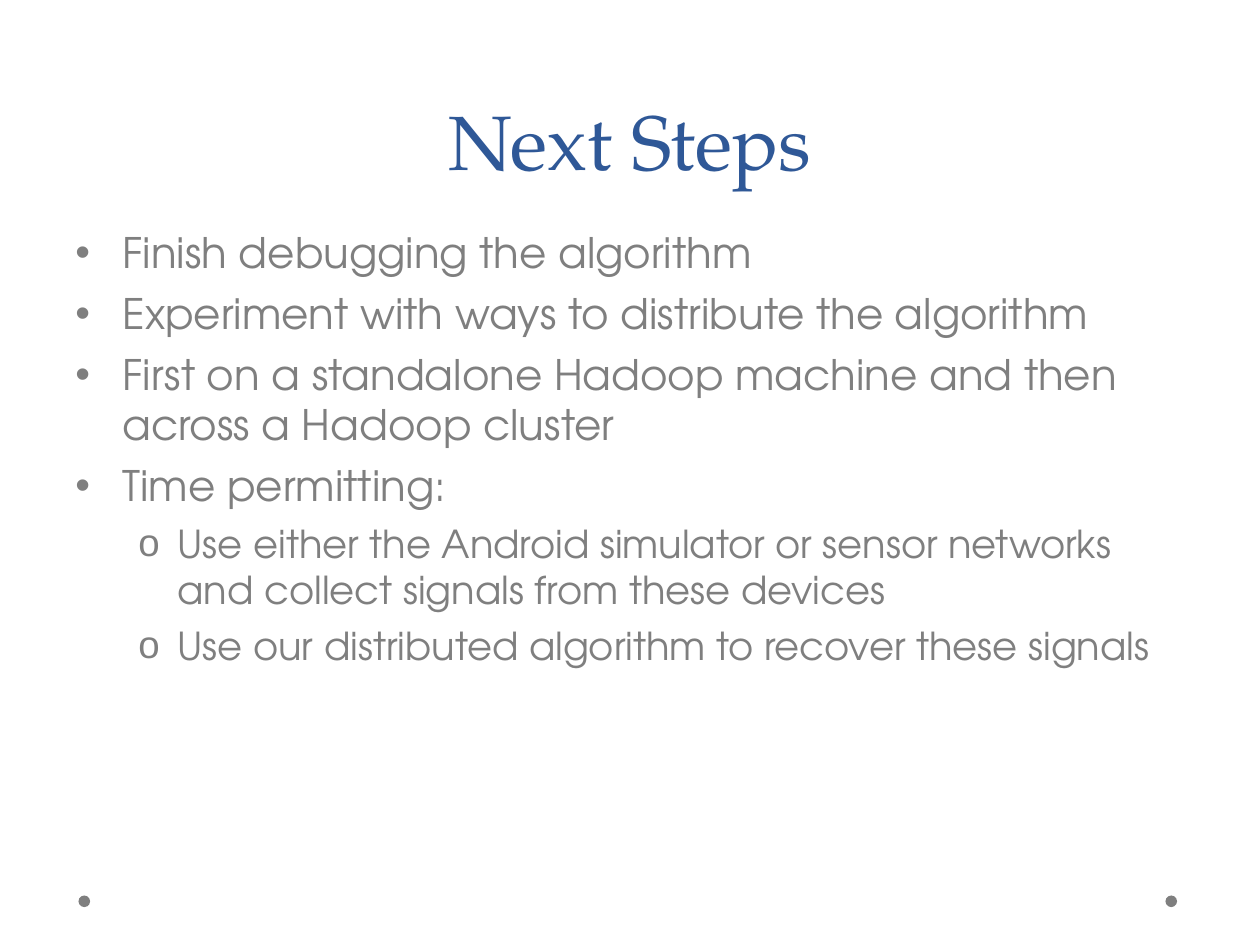
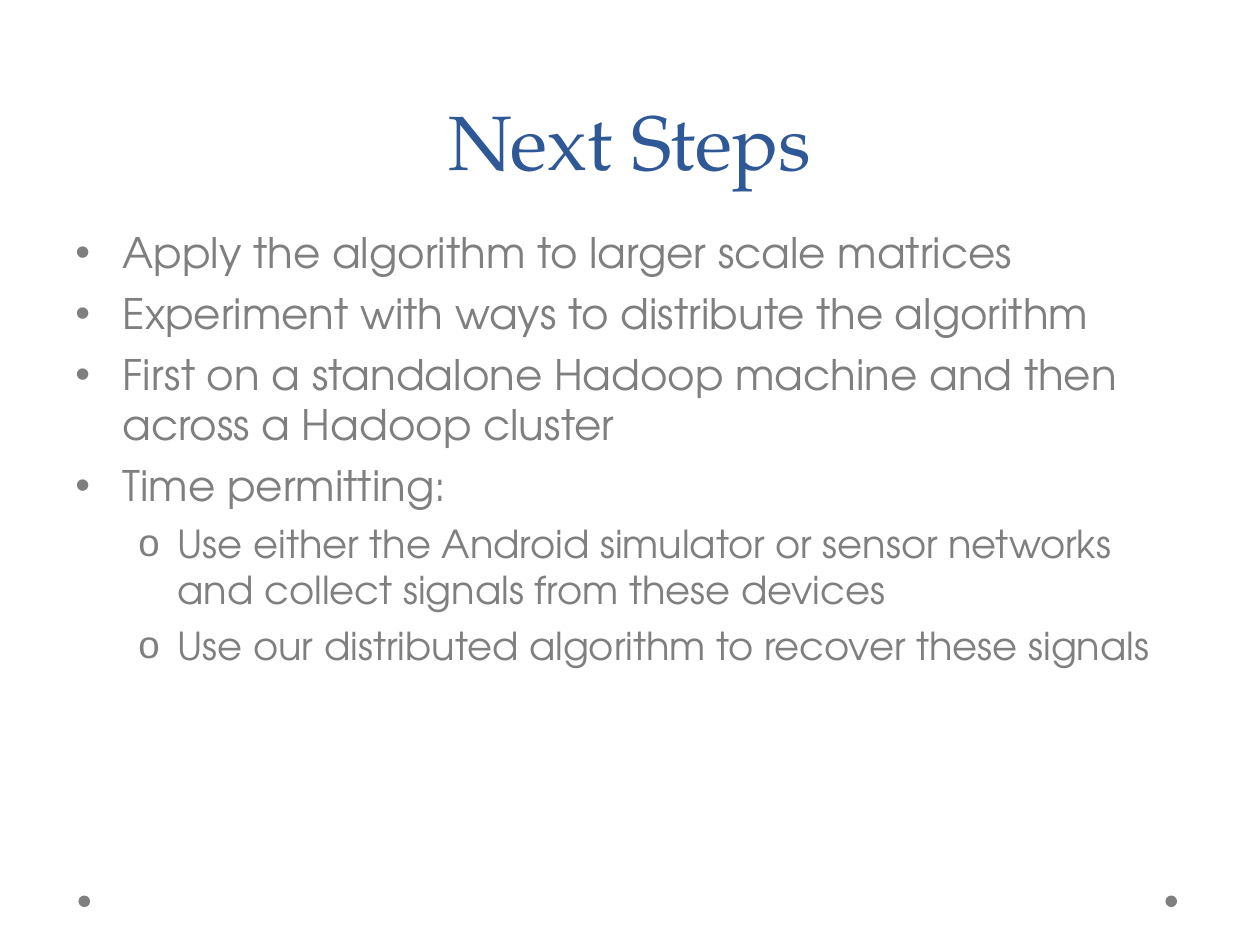
Before and after one commit to jasonrhalpern/CompressiveSensing, a slide deck: slide 8 of docs/presentation/midterm_presentation.ppt (slide 7 before the commit). Drawn at 1260x945 pixels with LibreOffice and Linux fonts; fonts in the diff are those of the drawing; background and template pictures are left out. Boxes give left, top, right and bottom in pixels: in the first picture for what was removed or moved away, otherwise in the second. Text is boxed around its words. In the diff, an @@ line names an element or a change of style, - is before the commit and + after.

```diff
--- a/docs/presentation/midterm_presentation.ppt
+++ b/docs/presentation/midterm_presentation.ppt
@@ text at (123, 237, 1012, 277): text changed @@
-• Finish debugging the algorithm
+• Apply the algorithm to larger scale matrices
```
Also in this commit, not shown: 2 other slides changed, 1 slide added, 5 other files.
